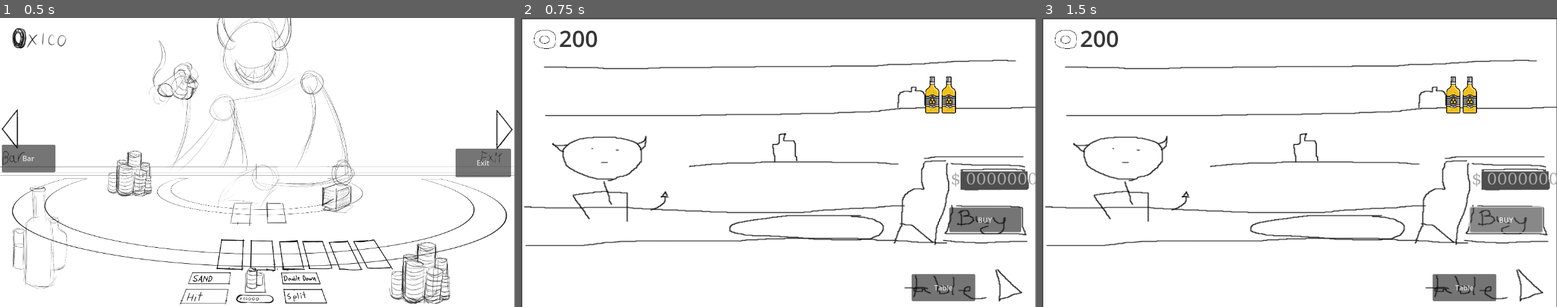
Above: before the commit, frames 1-3 (left to right).
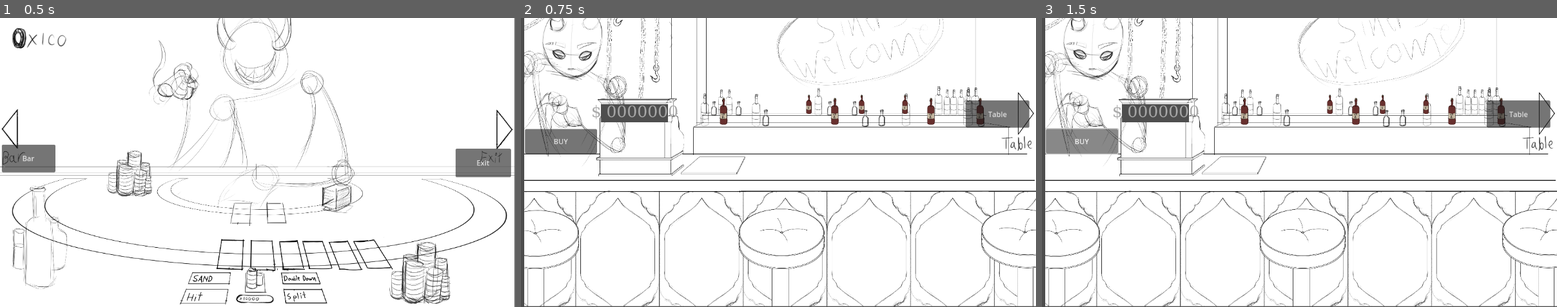
Above: after the commit, the same moments.

Repository: Green-Shirt-Games/GWJ-83
Game: Godot game, scene res://master_scene/master.tscn
Same seed, same stepped clock (60 frames per second), same inputs: the game is played once before the commit and once after it.
Inputs:
- Up to frame 1 (0.5 s): no input
- Up to frame 2 (0.75 s): click "Bar" at 0.5 s
- Up to frame 3 (1.5 s): click "BUY" at 1.25 s

Frame 1 is identical in both runs. In frame 2, 21% of the frame differs, in the area x 0-100%, y 0-100%; in frame 3, 21%.

Commit message:
Added new bar thumbnail and fixed up the scene to match

Diff:
--- a/bar_scene/bar.gd
+++ b/bar_scene/bar.gd
@@ -3,11 +3,18 @@
 
 signal to_table_pressed
 
-@onready var spawn_points : Array[Node] = $BottleSpawnPoints.get_children()
+@onready var top_shelf_spawn_points : Array[Node] = $TopShelfSpawnPoints.get_children()
+@onready var bottom_shelf_spawn_points : Array[Node] = $BottomShelfSpawnPoints.get_children()
 @onready var bottles : Array[Node] = $Bottles.get_children()
 @export var drink_poof_scene : PackedScene
 @onready var register : Register = $Register
 @onready var to_table_button : Button = $ToTableButton
+
+var top_shelf_layer = 2
+var bottom_shelf_layer = 4
+var foreground_layer = 1
+var top_shelf_scale = 0.5
+var bottom_shelf_scale = 0.7
 
 func _ready() -> void:
 	_reset()
@@ -19,12 +26,26 @@
 
 
 func _reset():
+	#Split bottles into two desired groups
+	bottles.shuffle()
+	var mid = bottles.size() / 2
+	var for_top_shelf = bottles.slice(0, mid)
+	var for_bottom_shelf = bottles.slice(mid)
+
+	add_bottles_to_shelf(for_top_shelf, top_shelf_spawn_points, top_shelf_layer, top_shelf_scale)
+	add_bottles_to_shelf(for_bottom_shelf, bottom_shelf_spawn_points, bottom_shelf_layer, bottom_shelf_scale)
+
+
+func add_bottles_to_shelf(bottles, spawn_points : Array[Node], layer : int, bottle_scale : float):
 	var shuffled_points = spawn_points.duplicate()
 	shuffled_points.shuffle()
 
 	var i = 0
 	for bottle in bottles:
 		bottle.global_position = shuffled_points[i].global_position
+		bottle.collision_layer = layer
+		bottle.collision_mask = layer
+		bottle.set_children_scale(bottle_scale)
 		i += 1
 
 func _on_buy_pressed(bottles : Array[Bottle], total_price : int):
--- a/bar_scene/bar.tscn
+++ b/bar_scene/bar.tscn
@@ -1,18 +1,18 @@
 [gd_scene load_steps=14 format=3 uid="uid://csmtb1unug2lj"]
 
 [ext_resource type="Script" uid="uid://dbsaeppeogjeq" path="res://bar_scene/bar.gd" id="1_2sgqr"]
-[ext_resource type="Texture2D" uid="uid://dpmi3p18u4f7r" path="res://raw_assets/bar_scene.png" id="1_ed2hp"]
 [ext_resource type="PackedScene" uid="uid://b0pmeksg8opv" path="res://bar_scene/bottle.tscn" id="1_so65v"]
+[ext_resource type="Texture2D" uid="uid://h7vvctfm8upg" path="res://raw_assets/Bar_Thumbnail_V01_Blank.png" id="3_4b3yy"]
 [ext_resource type="Script" uid="uid://c2qvufkgtp75d" path="res://bar_scene/register.gd" id="3_7xow3"]
 [ext_resource type="Texture2D" uid="uid://ip7cebr66wk" path="res://raw_assets/coin.png" id="5_0owhu"]
 [ext_resource type="PackedScene" uid="uid://d04kdpyuuofhl" path="res://bar_scene/drink_poof.tscn" id="6_4b3yy"]
 [ext_resource type="Script" uid="uid://ck87c6ecbimix" path="res://master_scene/button.gd" id="7_4b3yy"]
 
 [sub_resource type="RectangleShape2D" id="RectangleShape2D_ed2hp"]
-size = Vector2(1154, 808)
+size = Vector2(1759, 808)
 
 [sub_resource type="RectangleShape2D" id="RectangleShape2D_7xow3"]
-size = Vector2(1160, 20)
+size = Vector2(810, 20)
 
 [sub_resource type="FontFile" id="FontFile_ed2hp"]
 subpixel_positioning = 0
@@ -180,7 +180,7 @@
 font_size = 36
 
 [sub_resource type="RectangleShape2D" id="RectangleShape2D_2sgqr"]
-size = Vector2(344.5, 149)
+size = Vector2(135.25, 87.5)
 
 [sub_resource type="LabelSettings" id="LabelSettings_5usm7"]
 font_size = 51
@@ -190,9 +190,9 @@
 drink_poof_scene = ExtResource("6_4b3yy")
 
 [node name="Background" type="Sprite2D" parent="."]
-position = Vector2(577, 350)
-scale = Vector2(1.435, 1.15667)
-texture = ExtResource("1_ed2hp")
+position = Vector2(579.5, 294.5)
+scale = Vector2(0.295103, 0.319545)
+texture = ExtResource("3_4b3yy")
 
 [node name="PhysicsBounds" type="Node2D" parent="."]
 
@@ -200,14 +200,14 @@
 position = Vector2(218, 441)
 
 [node name="CollisionShape2D" type="CollisionShape2D" parent="PhysicsBounds/Bounds"]
-position = Vector2(357, 436)
+position = Vector2(624.5, 302)
 shape = SubResource("RectangleShape2D_ed2hp")
 
 [node name="Bounds2" type="StaticBody2D" parent="PhysicsBounds"]
 position = Vector2(-931, -92)
 
 [node name="CollisionShape2D" type="CollisionShape2D" parent="PhysicsBounds/Bounds2"]
-position = Vector2(357, 402)
+position = Vector2(410, 381)
 shape = SubResource("RectangleShape2D_ed2hp")
 
 [node name="Bounds3" type="StaticBody2D" parent="PhysicsBounds"]
@@ -217,169 +217,98 @@
 position = Vector2(361, 331)
 shape = SubResource("RectangleShape2D_ed2hp")
 
-[node name="Bounds4" type="StaticBody2D" parent="PhysicsBounds"]
-position = Vector2(1071, 350)
-
-[node name="CollisionShape2D" type="CollisionShape2D" parent="PhysicsBounds/Bounds4"]
-position = Vector2(357, 395)
-shape = SubResource("RectangleShape2D_ed2hp")
-
 [node name="Bounds6" type="StaticBody2D" parent="PhysicsBounds"]
 position = Vector2(1368, -180)
 
 [node name="CollisionShape2D" type="CollisionShape2D" parent="PhysicsBounds/Bounds6"]
-position = Vector2(357, 402)
+position = Vector2(647, 429)
 shape = SubResource("RectangleShape2D_ed2hp")
 
 [node name="Shelves" type="Node2D" parent="."]
 
-[node name="StaticBody2D" type="StaticBody2D" parent="Shelves"]
+[node name="TopShelf" type="StaticBody2D" parent="Shelves"]
 position = Vector2(-13, 0)
 collision_layer = 2
-
-[node name="CollisionShape2D" type="CollisionShape2D" parent="Shelves/StaticBody2D"]
-position = Vector2(586, 112)
+collision_mask = 2
+
+[node name="CollisionShape2D" type="CollisionShape2D" parent="Shelves/TopShelf"]
+position = Vector2(736, 232)
 shape = SubResource("RectangleShape2D_7xow3")
 
-[node name="StaticBody2D2" type="StaticBody2D" parent="Shelves"]
+[node name="BottomShelf" type="StaticBody2D" parent="Shelves"]
 position = Vector2(-8, 110)
-collision_layer = 2
-
-[node name="CollisionShape2D" type="CollisionShape2D" parent="Shelves/StaticBody2D2"]
-position = Vector2(586, 112)
+collision_layer = 4
+collision_mask = 4
+
+[node name="CollisionShape2D" type="CollisionShape2D" parent="Shelves/BottomShelf"]
+position = Vector2(719, 143)
 shape = SubResource("RectangleShape2D_7xow3")
 
-[node name="StaticBody2D3" type="StaticBody2D" parent="Shelves"]
-position = Vector2(-9, 220)
-collision_layer = 2
-
-[node name="CollisionShape2D" type="CollisionShape2D" parent="Shelves/StaticBody2D3"]
-position = Vector2(586, 112)
-shape = SubResource("RectangleShape2D_7xow3")
-
 [node name="Bottles" type="Node2D" parent="."]
 
 [node name="bottle" parent="Bottles" instance=ExtResource("1_so65v")]
-position = Vector2(282, 257)
+position = Vector2(633, 257)
 
 [node name="bottle2" parent="Bottles" instance=ExtResource("1_so65v")]
-position = Vector2(221, 377)
-
-[node name="BottleSpawnPoints" type="Node2D" parent="."]
-
-[node name="Point6" type="Node2D" parent="BottleSpawnPoints"]
-position = Vector2(420, 38)
-
-[node name="Point7" type="Node2D" parent="BottleSpawnPoints"]
-position = Vector2(462, 38)
-
-[node name="Point8" type="Node2D" parent="BottleSpawnPoints"]
-position = Vector2(507, 39)
-
-[node name="Point9" type="Node2D" parent="BottleSpawnPoints"]
-position = Vector2(544, 38)
-
-[node name="Point10" type="Node2D" parent="BottleSpawnPoints"]
-position = Vector2(590, 37)
-
-[node name="Point11" type="Node2D" parent="BottleSpawnPoints"]
-position = Vector2(832, 33)
-
-[node name="Point12" type="Node2D" parent="BottleSpawnPoints"]
-position = Vector2(874, 33)
-
-[node name="Point13" type="Node2D" parent="BottleSpawnPoints"]
-position = Vector2(919, 34)
-
-[node name="Point14" type="Node2D" parent="BottleSpawnPoints"]
-position = Vector2(956, 33)
-
-[node name="Point15" type="Node2D" parent="BottleSpawnPoints"]
-position = Vector2(1002, 32)
-
-[node name="Point16" type="Node2D" parent="BottleSpawnPoints"]
-position = Vector2(60, 153)
-
-[node name="Point17" type="Node2D" parent="BottleSpawnPoints"]
-position = Vector2(102, 153)
-
-[node name="Point18" type="Node2D" parent="BottleSpawnPoints"]
-position = Vector2(147, 154)
-
-[node name="Point19" type="Node2D" parent="BottleSpawnPoints"]
-position = Vector2(184, 153)
-
-[node name="Point20" type="Node2D" parent="BottleSpawnPoints"]
-position = Vector2(230, 152)
-
-[node name="Point21" type="Node2D" parent="BottleSpawnPoints"]
-position = Vector2(422, 151)
-
-[node name="Point22" type="Node2D" parent="BottleSpawnPoints"]
-position = Vector2(464, 151)
-
-[node name="Point23" type="Node2D" parent="BottleSpawnPoints"]
-position = Vector2(509, 152)
-
-[node name="Point24" type="Node2D" parent="BottleSpawnPoints"]
-position = Vector2(546, 151)
-
-[node name="Point25" type="Node2D" parent="BottleSpawnPoints"]
-position = Vector2(592, 150)
-
-[node name="Point26" type="Node2D" parent="BottleSpawnPoints"]
-position = Vector2(834, 146)
-
-[node name="Point27" type="Node2D" parent="BottleSpawnPoints"]
-position = Vector2(876, 146)
-
-[node name="Point28" type="Node2D" parent="BottleSpawnPoints"]
-position = Vector2(921, 147)
-
-[node name="Point29" type="Node2D" parent="BottleSpawnPoints"]
-position = Vector2(958, 146)
-
-[node name="Point30" type="Node2D" parent="BottleSpawnPoints"]
-position = Vector2(1004, 145)
-
-[node name="Point31" type="Node2D" parent="BottleSpawnPoints"]
-position = Vector2(420, 259)
-
-[node name="Point32" type="Node2D" parent="BottleSpawnPoints"]
-position = Vector2(462, 259)
-
-[node name="Point33" type="Node2D" parent="BottleSpawnPoints"]
-position = Vector2(507, 260)
-
-[node name="Point34" type="Node2D" parent="BottleSpawnPoints"]
-position = Vector2(544, 259)
-
-[node name="Point35" type="Node2D" parent="BottleSpawnPoints"]
-position = Vector2(590, 258)
-
-[node name="Point36" type="Node2D" parent="BottleSpawnPoints"]
-position = Vector2(832, 254)
-
-[node name="Point37" type="Node2D" parent="BottleSpawnPoints"]
-position = Vector2(874, 254)
-
-[node name="Point38" type="Node2D" parent="BottleSpawnPoints"]
-position = Vector2(919, 255)
-
-[node name="Point39" type="Node2D" parent="BottleSpawnPoints"]
-position = Vector2(956, 254)
-
-[node name="Point40" type="Node2D" parent="BottleSpawnPoints"]
-position = Vector2(1002, 253)
+position = Vector2(583, 256)
+
+[node name="bottle3" parent="Bottles" instance=ExtResource("1_so65v")]
+position = Vector2(583, 256)
+
+[node name="bottle4" parent="Bottles" instance=ExtResource("1_so65v")]
+position = Vector2(583, 256)
+
+[node name="bottle5" parent="Bottles" instance=ExtResource("1_so65v")]
+position = Vector2(583, 256)
+
+[node name="bottle6" parent="Bottles" instance=ExtResource("1_so65v")]
+position = Vector2(583, 256)
+
+[node name="bottle7" parent="Bottles" instance=ExtResource("1_so65v")]
+position = Vector2(583, 256)
+
+[node name="TopShelfSpawnPoints" type="Node2D" parent="."]
+
+[node name="Point11" type="Node2D" parent="TopShelfSpawnPoints"]
+position = Vector2(395, 179)
+
+[node name="Point12" type="Node2D" parent="TopShelfSpawnPoints"]
+position = Vector2(644, 179)
+
+[node name="Point13" type="Node2D" parent="TopShelfSpawnPoints"]
+position = Vector2(762, 179)
+
+[node name="Point14" type="Node2D" parent="TopShelfSpawnPoints"]
+position = Vector2(859, 179)
+
+[node name="Point15" type="Node2D" parent="TopShelfSpawnPoints"]
+position = Vector2(969, 179)
+
+[node name="BottomShelfSpawnPoints" type="Node2D" parent="."]
+
+[node name="Point6" type="Node2D" parent="BottomShelfSpawnPoints"]
+position = Vector2(453, 179)
+
+[node name="Point7" type="Node2D" parent="BottomShelfSpawnPoints"]
+position = Vector2(702, 179)
+
+[node name="Point8" type="Node2D" parent="BottomShelfSpawnPoints"]
+position = Vector2(820, 179)
+
+[node name="Point9" type="Node2D" parent="BottomShelfSpawnPoints"]
+position = Vector2(917, 179)
+
+[node name="Point10" type="Node2D" parent="BottomShelfSpawnPoints"]
+position = Vector2(1027, 179)
 
 [node name="Register" type="Node2D" parent="."]
 script = ExtResource("3_7xow3")
 
 [node name="ColorRect" type="ColorRect" parent="Register"]
-offset_left = 983.0
-offset_top = 344.0
-offset_right = 1133.0
-offset_bottom = 385.0
+offset_left = 179.0
+offset_top = 193.0
+offset_right = 329.0
+offset_bottom = 234.0
 color = Color(0.306923, 0.306923, 0.306923, 1)
 
 [node name="Label" type="Label" parent="Register/ColorRect"]
@@ -395,10 +324,10 @@
 vertical_alignment = 1
 
 [node name="Button" type="Button" parent="Register"]
-offset_left = 958.0
-offset_top = 425.0
-offset_right = 1119.0
-offset_bottom = 480.0
+offset_left = 9.0
+offset_top = 249.0
+offset_right = 170.0
+offset_bottom = 304.0
 text = "BUY"
 script = ExtResource("7_4b3yy")
 
@@ -408,15 +337,17 @@
 position = Vector2(1, 22)
 
 [node name="CollisionShape2D" type="CollisionShape2D" parent="Register/BuyArea/Area2D"]
-position = Vector2(639.75, 399.5)
+position = Vector2(427.375, 283.75)
 shape = SubResource("RectangleShape2D_2sgqr")
 
 [node name="Sprite2D" type="Sprite2D" parent="."]
+visible = false
 position = Vector2(54, 46)
 scale = Vector2(0.073125, 0.0779167)
 texture = ExtResource("5_0owhu")
 
 [node name="Label" type="Label" parent="."]
+visible = false
 modulate = Color(0.212305, 0.212305, 0.212305, 1)
 offset_left = 85.0
 offset_top = 10.0
@@ -426,9 +357,9 @@
 label_settings = SubResource("LabelSettings_5usm7")
 
 [node name="ToTableButton" type="Button" parent="."]
-offset_left = 874.0
-offset_top = 574.0
-offset_right = 1016.0
-offset_bottom = 635.0
+offset_left = 995.0
+offset_top = 185.0
+offset_right = 1137.0
+offset_bottom = 246.0
 text = "Table"
 script = ExtResource("7_4b3yy")
--- a/bar_scene/bottle.gd
+++ b/bar_scene/bottle.gd
@@ -6,12 +6,12 @@
 @export var swing_frequency := 4.0  # How fast the object oscillates when swinging
 @export var max_angle := deg_to_rad(80)        # Limit how far it can rotate (in radians)
 @export var max_angular_v := 2.0
-@onready var mouse_area : Area2D = $Area2D
+@onready var mouse_area : Area2D = $Scale/Area2D
 
 @export var price : int = randi() % 20 + 1
 
 var glow_sprite : Sprite2D
-@onready var current_sprite : Sprite2D = $Sprite2D
+@onready var current_sprite : Sprite2D = $Scale/Sprite2D
 
 var dragging := false
 var mouse_offset := Vector2.ZERO
@@ -34,6 +34,9 @@
 		get_viewport().set_input_as_handled()
 		freeze = true
 		linear_velocity = Vector2.ZERO
+		set_children_scale(1)
+		collision_layer = 1
+		collision_mask = 1
 
 func _input(event):
 	if dragging and event is InputEventMouseButton and not event.pressed and event.button_index == MOUSE_BUTTON_LEFT:
@@ -87,3 +90,7 @@
 	glow_sprite.visible = false
 
 	current_sprite.add_child(glow_sprite)
+
+func set_children_scale(s : float) -> void:
+	for child in get_children():
+		child.scale = Vector2.ONE * s
--- a/bar_scene/bottle.tscn
+++ b/bar_scene/bottle.tscn
@@ -1,32 +1,27 @@
-[gd_scene load_steps=5 format=3 uid="uid://b0pmeksg8opv"]
+[gd_scene load_steps=3 format=3 uid="uid://b0pmeksg8opv"]
 
 [ext_resource type="Script" uid="uid://bvh0c0jf72v65" path="res://bar_scene/bottle.gd" id="1_330qi"]
-[ext_resource type="Texture2D" uid="uid://dcsuy82sttha0" path="res://raw_assets/meadbottle.png" id="2_dt3hn"]
-
-[sub_resource type="RectangleShape2D" id="RectangleShape2D_7xow3"]
-size = Vector2(28, 80)
-
-[sub_resource type="RectangleShape2D" id="RectangleShape2D_so65v"]
-size = Vector2(28, 81)
+[ext_resource type="Texture2D" uid="uid://h48iqsirruc5" path="res://raw_assets/Double_or_Die_Placholder.png" id="2_dt3hn"]
 
 [node name="bottle" type="RigidBody2D"]
-collision_mask = 3
 constant_force = Vector2(0, -9.8)
 script = ExtResource("1_330qi")
 max_angular_v = 1.5
 
-[node name="Sprite2D" type="Sprite2D" parent="."]
-position = Vector2(2, 13)
-scale = Vector2(0.165, 0.165)
+[node name="CollisionPolygon2D2" type="CollisionPolygon2D" parent="."]
+position = Vector2(-1, 14)
+polygon = PackedVector2Array(6, -42, -3, -42, -3, -19, -10, -15, -11, 43, 12, 43, 12, -15, 5, -19)
+
+[node name="Scale" type="Node2D" parent="."]
+
+[node name="Sprite2D" type="Sprite2D" parent="Scale"]
+position = Vector2(-1, 14)
+scale = Vector2(0.17, 0.17)
 texture = ExtResource("2_dt3hn")
 
-[node name="Area2D" type="Area2D" parent="." groups=["bottle"]]
+[node name="Area2D" type="Area2D" parent="Scale" groups=["bottle"]]
 position = Vector2(2.742e-05, 23.9275)
 
-[node name="ClickShape" type="CollisionShape2D" parent="Area2D"]
+[node name="CollisionPolygon2D3" type="CollisionPolygon2D" parent="Scale/Area2D"]
 position = Vector2(-1.00003, -9.92753)
-shape = SubResource("RectangleShape2D_7xow3")
-
-[node name="PhysicsShape" type="CollisionShape2D" parent="."]
-position = Vector2(-1, 13.5)
-shape = SubResource("RectangleShape2D_so65v")
+polygon = PackedVector2Array(6, -42, -3, -42, -3, -19, -10, -15, -11, 43, 12, 43, 12, -15, 5, -19)
--- a/bar_scene/register.gd
+++ b/bar_scene/register.gd
@@ -24,7 +24,7 @@
 	if !area.is_in_group("bottle"):
 		return
 
-	var bottle : Bottle = area.get_parent()
+	var bottle : Bottle = area.get_parent().get_parent()
 
 	if !bottles.has(bottle):
 		bottles.append(bottle)
@@ -36,7 +36,7 @@
 	if !area.is_in_group("bottle"):
 		return
 
-	var bottle : Bottle = area.get_parent()
+	var bottle : Bottle = area.get_parent().get_parent()
 	if bottles.has(bottle):
 		bottles.erase(bottle)
 		running_total -= bottle.price
Binary file added: raw_assets/Bar_Thumbnail_V01_Blank.png
Not shown, added: raw_assets/Bar_Thumbnail_V01_Blank.png.import
Binary file added: raw_assets/Double_or_Die_Placholder.png
Not shown, added: raw_assets/Double_or_Die_Placholder.png.import
